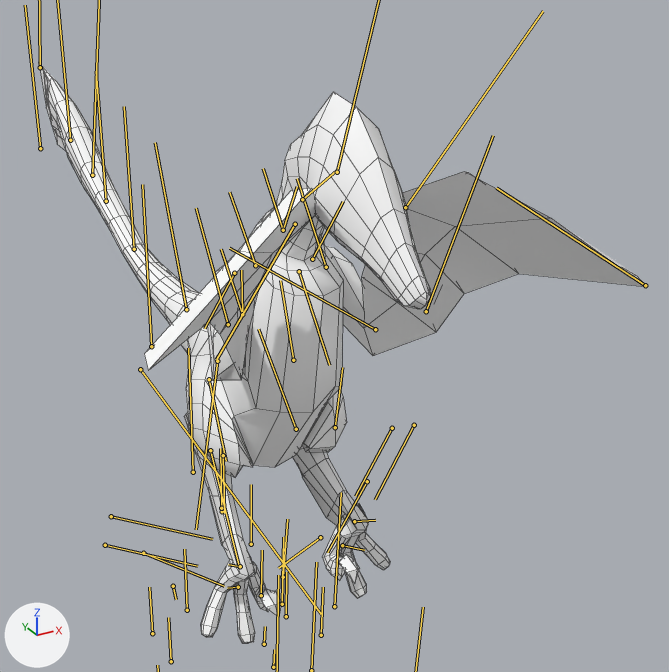
The FBX model UnityProject-CyberDino/Assets/Resources/Dinosaurs/Hesp.fbx: old version first, new version second.
Both versions are drawn from a camera (50 mm lens) standing at (-0.0278, -0.0669, 0.0796) and looking at (0.0141, 0.0093, 0.0415). Arrows for +X, +Y and +Z are at lower left; the lights stay in place. Both versions are drawn at frame 178 of the action 'Take 001'; the numbers are the values there. The bones that bend it are drawn over the model as lines. Mesh edges are drawn as thin lines.

In view in the first picture: 'newModel'.
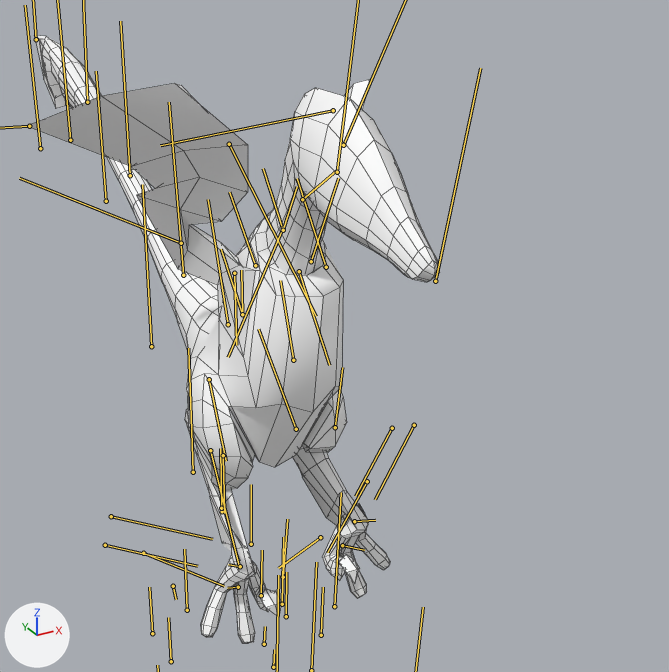
Changed parts and their boxes (x1, y1, x2, y2) in the pictures (669 x 672 px):
'newModel', posed (32% narrower): before (39, 63, 646, 643); after (28, 35, 440, 643)
bone 'tail0_jnt.001', root to tip: before (228, 324) to (196, 208); after (228, 324) to (208, 199)
bone 'tail2_jnt.001', root to tip: before (134, 249) to (124, 106); after (130, 175) to (120, 21)
bone 'shoulder_l_jnt.001', root to tip: before (312, 259) to (343, 201); after (311, 261) to (338, 178)
bone 'elbow_l_jnt.001', root to tip: before (375, 329) to (229, 248); after (283, 228) to (228, 357)
bone 'shoulder_r_jnt.001', root to tip: before (234, 273) to (204, 328); after (234, 273) to (236, 345)
bone 'elbow_r_jnt.001', root to tip: before (217, 361) to (196, 529); after (181, 243) to (19, 178)
bone 'wrist_r_jnt.001', root to tip: before (295, 224) to (216, 359); after (229, 144) to (316, 316)

What the commit changed:
Bone 'tail0_jnt.001' (bone_tail0_jnt_001) turns from (-38, 0, 0) to (-20, 0, 0) degrees about its own x, y and z.
Bone 'tail2_jnt.001' (bone_tail2_jnt_001) turns from (25, 0, 0) to (8, 0, 0) degrees about its own x, y and z.
Bone 'tail3_jnt.001' (bone_tail3_jnt_001) turns from (23, 0, 0) to (9, 0, 0) degrees about its own x, y and z.
Bone 'shoulder_l_jnt.001' (bone_shoulder_l_jnt_001) moves from (0.0, 0.0, 0.0) to (-0.05, 0.03, 0.03).
Bone 'shoulder_l_jnt.001' (bone_shoulder_l_jnt_001) turns from (-25, 12, 81) to (-142, 13, -62) degrees about its own x, y and z.
Bone 'elbow_l_jnt.001' (bone_elbow_l_jnt_001) turns from (5, -2, -25) to (-29, 0, -5) degrees about its own x, y and z.
Bone 'wrist_l_jnt.001' (bone_wrist_l_jnt_001) turns from (-40, 13, -15) to (0, 5, -5) degrees about its own x, y and z.
Bone 'shoulder_r_jnt.001' (bone_shoulder_r_jnt_001) turns from (-15, 18, 88) to (-149, 13, -62) degrees about its own x, y and z.
Bone 'elbow_r_jnt.001' (bone_elbow_r_jnt_001) turns from (-4, -3, -25) to (-41, 0, -4) degrees about its own x, y and z.
Bone 'wrist_r_jnt.001' (bone_wrist_r_jnt_001) turns from (-38, 24, -22) to (-1, 8, -7) degrees about its own x, y and z.
Bone 'neck1_jnt.001' (bone_neck1_jnt_001) turns from (-32, -10, -2) to (-43, -10, -2) degrees about its own x, y and z.
